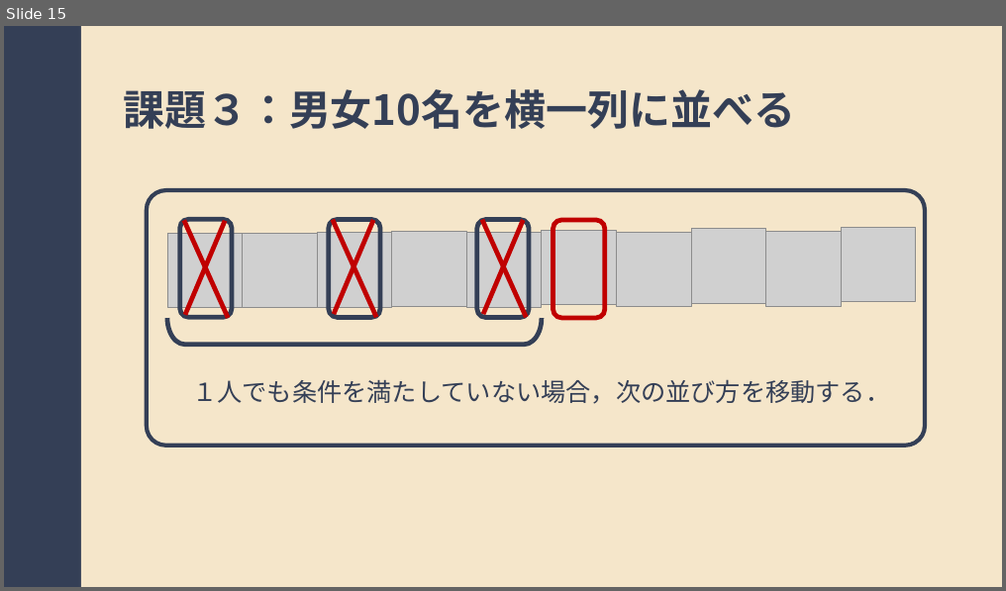
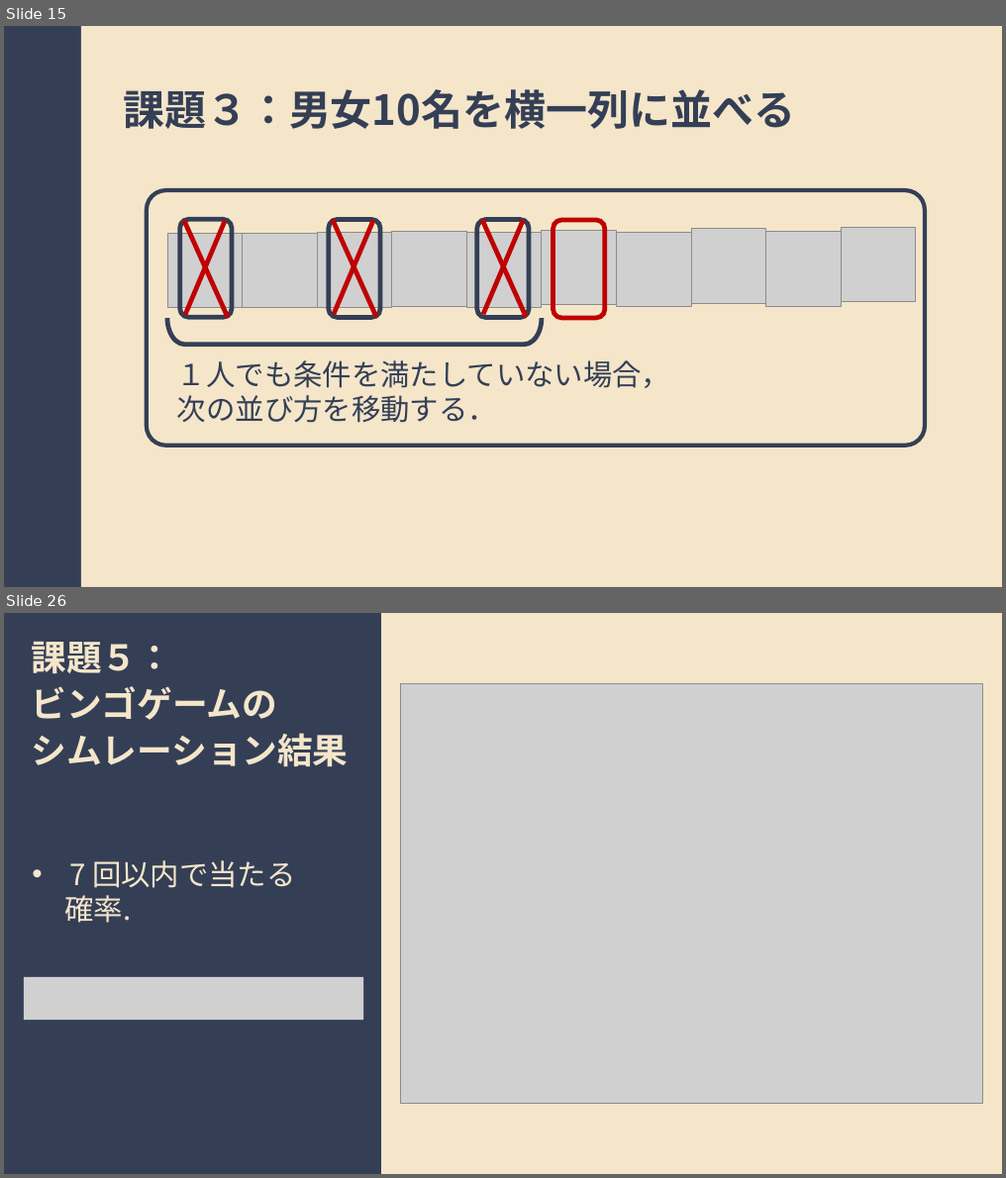
Before and after one commit to imamkhairi/jikkenII, a slide deck: random/presentation/presentation.pptx. Shown one above the other, each under a label of ours: slide 15 before the commit, slides 15 and 26 after it; the slides between them are not shown. The pictures are 1006x591 and 1006x1178 pixels, drawn with LibreOffice and Linux fonts; fonts in the diff are those of the drawing; grey boxes stand for pictures. Boxes give left, top, right and bottom in pixels: in the first picture for what was removed or moved away, otherwise in the second. Text is boxed around its words. In the diff, an @@ line names an element or a change of style, - is before the commit and + after.

```diff
--- a/random/presentation/presentation.pptx
+++ b/random/presentation/presentation.pptx
@@ slide 26 added at (4, 613, 1002, 1174), background #343F56 @@
@@ text added at (31, 642, 348, 766), 34 pt, text #F5E6CA, bold @@
+課題５：
+ビンゴゲームの
+シムレーション結果
@@ rectangle added at (381, 613, 1002, 1174), fill #F5E6CA @@
@@ picture added at (401, 683, 982, 1103) @@
@@ text added at (64, 861, 296, 923), 28 pt, text #F5E6CA @@
+• 7 回以内で当たる
+確率.
@@ picture added at (24, 977, 363, 1020) @@
@@ slide 15 changed as well @@
@@ text "１人でも条件を満たしていない場合，次の並び方を移動する．": place and size @@
-text "１人でも条件を満たしていない場合，次の並び方を移動する．" at (192, 379, 890, 404)
+text "１人でも条件を満たしていない場合，次の並び方を移動する．" at (177, 361, 670, 423)
@@ text "１人でも条件を満たしていない場合，次の並び方を移動する．" at (177, 361, 670, 423): size 24 to 28 pt @@
```
Also in this commit, not shown: 7 other slides changed, 12 other slides added, 36 other files.
